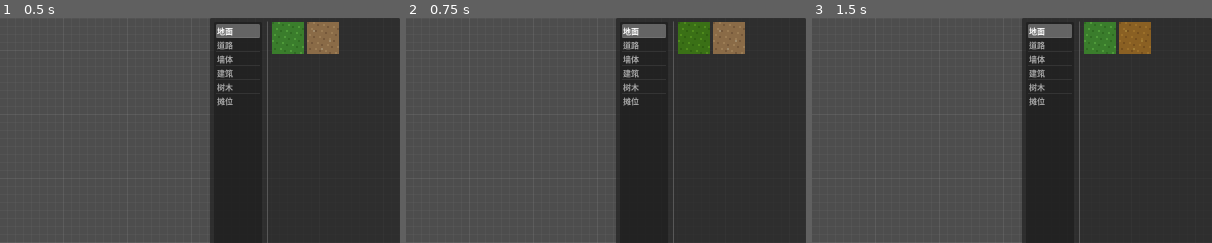
Above: before the commit, frames 1-3 (left to right).
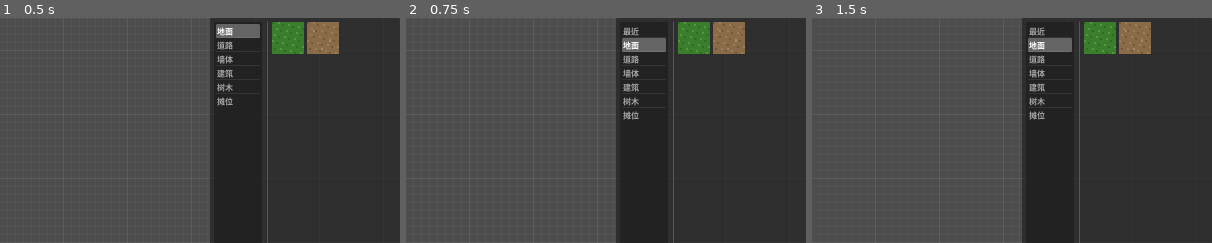
Above: after the commit, the same moments.

Repository: Xeehho/tilemason
Game: Godot game, scene res://scenes/main.tscn
The game is run twice, just before and just after one commit, with the same random seed, the same clock (stepped at 60 frames per second) and the same inputs.
Inputs (mouse positions are % of the whole screen's width and height, from its top left):
- Up to frame 1 (0.5 s): no input
- Up to frame 2 (0.75 s): click (86, 4) at 0.52 s
- Up to frame 3 (1.5 s): click (90, 4) at 1.27 s
The pictures show only the part of the screen within x 50-100%, y 0-50%; the shares and areas given below are measured in that part.

Frame 1 is identical in both runs. In frame 2, 1.8% of the frame differs, in the area x 54-76%, y 1-46%; in frame 3, 2.9%, in the area x 54-85%, y 1-46%.

Commit message:
feat: 最近使用与收藏（P3·§6.1）+ 修复方块命令丢 cell 键运行时错误
- 素材面板新增两个虚拟分类置顶：「最近」（最近使用的 10 件，新
  选中排最前、去重、user://recent.json 持久化）与「★收藏」（F 键
  收藏/取消当前选中素材，user://favorites.json 持久化）；分类
  列表重建时保持原选中；虚拟分类按记录顺序映射、失效 id 过滤
- 修复（535ccd2 引入的运行时错误）：_push_tile_command 合并字典
  只用 cell 作键、值里丢了 cell，导致每条方块命令的 do/undo 在
  运行时「Invalid access to key 'cell'」——放置表面正常（先应用
  后入栈）但撤销重做全坏；check-only 单脚本解析查不出跨字段访问，
  由窗口实测抓出
- 修复方式：合并逻辑抽成 AutoConnect.merge_tile_changes 纯函数
  （每条 {cell, old, new}，new=null 表擦除），回归探针 5 断言锁死
  （含「每条都带 cell 键」回归项）；main 只保留命令壳
- 截图取证模式改走面板选中链路（顺带产生最近使用记录，窗口实测
  recent.json 落盘）
- 验证：五探针 154 断言+auto_connect 23 全绿、冒烟通过、窗口
  实测零脚本错误、截图像素 9/9、用户存档备份-恢复无损

Co-authored-by: GLM <noreply@z.ai>

Diff:
--- a/probes/auto_connect_probe.gd
+++ b/probes/auto_connect_probe.gd
@@ -21,6 +21,7 @@
 	_test_neighbor_mask(doc, lib)
 	_test_pick_variant(lib)
 	_test_refresh(doc, lib)
+	_test_merge()
 	_cleanup()
 	print("[TileMason] 探针结束：通过 %d / 失败 %d" % [_pass, _fail])
 	quit(0 if _fail == 0 else 1)
@@ -78,6 +79,33 @@
 		doc.set_tile("ground", (c as Dictionary)["cell"], str((c as Dictionary)["old_asset_id"]), true)
 	_check(doc.get_tile("ground", Vector2i(1, 0))["asset_id"] == "ac/tiles/road_straight.png", "按清单撤销还原")
 
+func _test_merge() -> void:
+	# 回归：合并条目必须带 cell 键（曾因丢键致所有方块命令运行时报错，check-only 查不出）
+	var base := [{"cell": Vector2i(1, 0), "old": {"asset_id": "a"}}, {"cell": Vector2i(2, 0), "old": {}}]
+	var extras := {
+		Vector2i(1, 0): {"cell": Vector2i(1, 0), "old_asset_id": "a", "new_asset_id": "v12"},
+		Vector2i(9, 9): {"cell": Vector2i(9, 9), "old_asset_id": "b", "new_asset_id": "v3"},
+	}
+	var entries: Array = AutoConnect.merge_tile_changes(base, extras, "a")
+	_check(entries.size() == 3, "合并去重 3 条（同格并 1）")
+	var all_have_cell := true
+	var cell1_new := ""
+	for e in entries:
+		var ee: Dictionary = e
+		if not ee.has("cell"):
+			all_have_cell = false
+		if (ee["cell"] as Vector2i) == Vector2i(1, 0):
+			cell1_new = str(ee["new"])
+	_check(all_have_cell, "每条都带 cell 键（回归）")
+	_check(cell1_new == "v12", "同格取最终新值（变体覆盖）")
+	# 擦除语义：new 为 null
+	var e2: Array = AutoConnect.merge_tile_changes([{"cell": Vector2i(0, 0), "old": {"asset_id": "x"}}], {}, "")
+	_check((e2[0] as Dictionary)["new"] == null, "擦除语义 new=null")
+	# 纯刷新格：old 由 extras 提供
+	var e3: Array = AutoConnect.merge_tile_changes([], {Vector2i(5, 5): {"cell": Vector2i(5, 5), "old_asset_id": "b", "new_asset_id": "c"}}, "z")
+	var first: Dictionary = e3[0]
+	_check(str((first["old"] as Dictionary)["asset_id"]) == "b" and str(first["new"]) == "c", "纯刷新格旧新值正确")
+
 func _setup_fixtures() -> void:
 	DirAccess.make_dir_recursive_absolute(ProjectSettings.globalize_path(FIXTURE_ROOT + "/tiles"))
 	var variants := [
--- a/src/core/auto_connect.gd
+++ b/src/core/auto_connect.gd
@@ -61,6 +61,24 @@
 			best = str(a["id"])
 	return best
 
+## 合并方块命令变更（纯函数，可探针回归）：
+## base=直接编辑格 [{cell, old}]，extras=自动连接变更 {cell: {old_asset_id, new_asset_id}}
+## painted_asset 空串=擦除语义（重放清格）；同格以最初旧值/最终新值合并
+## 返回 [{cell, old, new}]，new 为 null 表示重放时擦除
+static func merge_tile_changes(base: Array, extras: Dictionary, painted_asset: String) -> Array:
+	var merged := {}
+	for e in base:
+		var b: Dictionary = e
+		var new_v: Variant = null if painted_asset.is_empty() else painted_asset
+		merged[b["cell"]] = {"cell": b["cell"], "old": b["old"], "new": new_v}
+	for key in extras.keys():
+		var x: Dictionary = extras[key]
+		if merged.has(key):
+			(merged[key] as Dictionary)["new"] = str(x["new_asset_id"])
+		else:
+			merged[key] = {"cell": key, "old": {"asset_id": str(x["old_asset_id"])}, "new": str(x["new_asset_id"])}
+	return merged.values()
+
 ## 落格/擦除后刷新：重算 cell 与其同类邻居的变体
 ## 返回变更清单 [{cell, old_asset_id, new_asset_id}]——已直接应用（set_tile force），
 ## 调用方把每条包进当前命令的 undo（old 恢复）/redo（new 重放）
--- a/src/main.gd
+++ b/src/main.gd
@@ -4,6 +4,8 @@
 
 const DEFAULT_GRID := 16 ## 默认正式网格（px）
 const MAP_PATH := "user://map.json" ## 默认存档槽（启动自动恢复用）
+const RECENT_PATH := "user://recent.json" ## 最近使用素材（最多 10 件）
+const FAVORITES_PATH := "user://favorites.json" ## 收藏素材（F 键切换）
 const AUTOSAVE_PATH := "user://map.autosave.json" ## 自动保存档（手动档丢失时兜底恢复）
 var _current_map_path := MAP_PATH ## 当前编辑中的地图文件（打开/另存为切换，Ctrl+S 存这里）
 var _dirty := false ## 有未保存变更（命令栈活动即置位，自动保存成功复位）
@@ -40,6 +42,8 @@
 var _footprint_demo_lock := false ## 截图取证：锁定固定范围框，跳过 _process 的鼠标跟随
 var _bucket_mode := false ## G 键油漆桶（design.md §2.2）：左键填充连通同素材区域
 var _hotbar: Hotbar ## 底部快捷栏（design.md §6.2）
+var _recent: Array = [] ## 最近使用素材 id（新选中的排最前）
+var _favorites: Array = [] ## 收藏素材 id
 const HOTBAR_DEFAULT: Array = [ ## 1-7 素材位默认绑定（随演示包；用户素材包就位后可扩展自定义）
 	"demo/tiles/grass.png", "demo/tiles/road_h.png", "demo/tiles/wall_brick.png",
 	"demo/props/house.png", "demo/props/tree_small.png", "demo/props/stall_red.png",
@@ -72,7 +76,11 @@
 	add_child(grid)
 
 	var asset_count := _library.scan(AssetLibrary.default_roots())
+	_recent = _load_id_list(RECENT_PATH)
+	_favorites = _load_id_list(FAVORITES_PATH)
 	_build_asset_panel()
+	_panel.set_recent(_recent)
+	_panel.set_favorites(_favorites)
 
 	# 启动自动恢复：手动档优先，手动档丢失时从自动保存档兜底（design.md §10 恢复上一版本最小版）
 	if FileAccess.file_exists(MAP_PATH):
@@ -210,6 +218,8 @@
 			_toggle_line_mode()
 		elif key.keycode == KEY_G and not key.ctrl_pressed:
 			_toggle_bucket_mode()
+		elif key.keycode == KEY_F and not key.ctrl_pressed:
+			_toggle_favorite()
 		elif key.keycode >= KEY_1 and key.keycode <= KEY_9:
 			_hotbar_activate(key.keycode - KEY_1)
 		elif key.keycode == KEY_ESCAPE:
@@ -749,6 +759,41 @@
 				cells[layer_id] = coords
 	_apply_selection(ids, cells)
 
+## 最近使用：新选中排最前、去重、最多 10 件，落盘并刷新面板
+func _push_recent(asset_id: String) -> void:
+	_recent.erase(asset_id)
+	_recent.push_front(asset_id)
+	if _recent.size() > 10:
+		_recent.resize(10)
+	_save_id_list(RECENT_PATH, _recent)
+	_panel.set_recent(_recent)
+
+## F 键收藏/取消收藏当前选中素材
+func _toggle_favorite() -> void:
+	if _selected_asset_id.is_empty():
+		return
+	if _favorites.has(_selected_asset_id):
+		_favorites.erase(_selected_asset_id)
+		print("[TileMason] 已取消收藏")
+	else:
+		_favorites.push_back(_selected_asset_id)
+		print("[TileMason] 已加入收藏")
+	_save_id_list(FAVORITES_PATH, _favorites)
+	_panel.set_favorites(_favorites)
+
+## 简易 id 清单持久化（JSON 数组）
+func _load_id_list(path: String) -> Array:
+	if not FileAccess.file_exists(path):
+		return []
+	var parsed: Variant = JSON.parse_string(FileAccess.get_file_as_string(path))
+	return (parsed as Array).duplicate() if parsed is Array else []
+
+func _save_id_list(path: String, ids: Array) -> void:
+	var f := FileAccess.open(path, FileAccess.WRITE)
+	if f != null:
+		f.store_string(JSON.stringify(ids, "	"))
+		f = null
+
 ## 底部快捷栏（design.md §6.2）：居中悬于状态栏上方
 func _build_hotbar() -> void:
 	var layer_ui := CanvasLayer.new()
@@ -819,18 +864,7 @@
 func _push_tile_command(cmd_name: String, layer_id: String, base: Array, extras: Dictionary, painted_asset: String) -> void:
 	if base.is_empty() and extras.is_empty():
 		return
-	var merged := {}
-	for e in base:
-		var b: Dictionary = e
-		var new_v: Variant = null if painted_asset.is_empty() else painted_asset
-		merged[b["cell"]] = {"old": b["old"], "new": new_v}
-	for key in extras.keys():
-		var x: Dictionary = extras[key]
-		if merged.has(key):
-			(merged[key] as Dictionary)["new"] = str(x["new_asset_id"])
-		else:
-			merged[key] = {"old": {"asset_id": str(x["old_asset_id"])}, "new": str(x["new_asset_id"])}
-	var entries: Array = merged.values()
+	var entries: Array = AutoConnect.merge_tile_changes(base, extras, painted_asset)
 	var do_cmd := func() -> void:
 		for e in entries:
 			var ee: Dictionary = e
@@ -1039,6 +1073,7 @@
 	var asset := _library.get_asset(asset_id)
 	if not asset.is_empty():
 		print("[TileMason] 选中素材：%s（%s · %s）" % [asset["name"], asset_id, asset["category"]])
+		_push_recent(asset_id)
 	refresh_status()
 
 ## 底部状态栏：全宽停靠，常驻显示当前操作状态
@@ -1118,7 +1153,8 @@
 func _capture_screenshot() -> void:
 	_demo_place_for_screenshot()
 	# 选中建筑并把鼠标移到画布空位：截图中展示半透明放置预览
-	_selected_asset_id = "demo/props/house.png"
+	# 走面板选中链路（同步产生「最近使用」记录）
+	_panel.select_asset("demo/props/house.png")
 	get_viewport().warp_mouse(Vector2(150, 330))
 	# 确定性取证：warp 在后台窗口下不稳定，固定画一个范围框（世界 256,256 起占 6×6 格）
 	_footprint_demo_lock = true
--- a/src/ui/asset_panel.gd
+++ b/src/ui/asset_panel.gd
@@ -21,6 +21,8 @@
 var _empty_hint: Label
 var _selected: TextureButton
 var _buttons := {} # asset_id -> TextureButton（当前分类网格内的按钮）
+var _recent_ids: Array = [] # 最近使用（虚拟分类「最近」）
+var _favorite_ids: Array = [] # 收藏（虚拟分类「★收藏」，F 键切换）
 var _thumbs := {} # asset_id -> ImageTexture（整数倍缩放后的缩略图）
 
 ## 外部指定选中（吸管等入口）：切换到对应分类并高亮（会发 asset_selected 信号）
@@ -91,18 +93,45 @@
 	box.add_child(_empty_hint)
 
 func _populate_categories() -> void:
+	_rebuild_category_list()
+
+## 分类列表：虚拟分类（最近/★收藏）置顶，其后按固定顺序列实际分类；重入选中保持
+func _rebuild_category_list() -> void:
+	var selected_meta := ""
+	if _category_list.item_count > 0 and _category_list.get_selected_items().size() > 0:
+		selected_meta = str(_category_list.get_item_metadata(_category_list.get_selected_items()[0]))
+	_category_list.clear()
+	if not _recent_ids.is_empty():
+		_category_list.add_item("最近")
+		_category_list.set_item_metadata(_category_list.item_count - 1, "__recent")
+	if not _favorite_ids.is_empty():
+		_category_list.add_item("★收藏")
+		_category_list.set_item_metadata(_category_list.item_count - 1, "__fav")
 	var categories: Array = _library.get_categories() if _library != null else []
-	if categories.is_empty():
+	if categories.is_empty() and _recent_ids.is_empty() and _favorite_ids.is_empty():
 		_empty_hint.text = "未找到素材包\n可将自己的素材包放入\nassets/packs/ 目录"
 		_empty_hint.visible = true
 		return
-	for i in categories.size():
-		var category := str(categories[i])
-		var display: String = CATEGORY_NAMES.get(category, category)
-		_category_list.add_item(display)
-		_category_list.set_item_metadata(i, category)
+	for category in categories:
+		_category_list.add_item(str(CATEGORY_NAMES.get(str(category), str(category))))
+		_category_list.set_item_metadata(_category_list.item_count - 1, str(category))
+	for i in _category_list.item_count: # 恢复选中；原选中不存在则选第一项
+		if str(_category_list.get_item_metadata(i)) == selected_meta:
+			_category_list.select(i)
+			_on_category_selected(i)
+			return
 	_category_list.select(0)
-	_category_list.item_selected.emit(0) # 默认展开第一个分类
+	_category_list.item_selected.emit(0)
+
+## 外部注入最近使用清单（虚拟分类「最近」内容）
+func set_recent(ids: Array) -> void:
+	_recent_ids = ids.duplicate()
+	_rebuild_category_list()
+
+## 外部注入收藏清单（虚拟分类「★收藏」内容）
+func set_favorites(ids: Array) -> void:
+	_favorite_ids = ids.duplicate()
+	_rebuild_category_list()
 
 func _on_category_selected(index: int) -> void:
 	if _selected != null:
@@ -112,7 +141,16 @@
 		child.queue_free()
 	_buttons.clear()
 	var category := str(_category_list.get_item_metadata(index))
-	var assets: Array = _library.get_assets_by_category(category)
+	var assets: Array
+	if category == "__recent" or category == "__fav":
+		# 虚拟分类：按记录顺序映射素材（失效 id 过滤）
+		var ids := _recent_ids if category == "__recent" else _favorite_ids
+		for id in ids:
+			var asset := _library.get_asset(str(id))
+			if not asset.is_empty():
+				assets.append(asset)
+	else:
+		assets = _library.get_assets_by_category(category)
 	_empty_hint.visible = assets.is_empty()
 	for asset in assets:
 		var btn := _make_thumb_button(asset as Dictionary)
